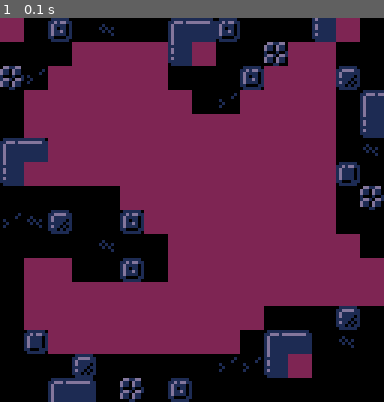
Above: before the commit, frame 1.
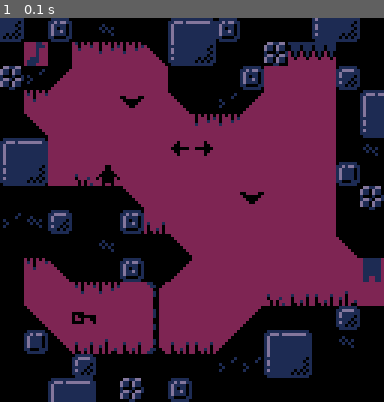
Above: after the commit, the same moment.

Repository: egordorichev/pemsa
Game: PICO-8 cartridge carts/test.p8
Same seed, same stepped clock (60 frames per second), same inputs: the game is played once before the commit and once after it.
Inputs:
- Up to frame 1 (0.1 s): no input

The runs differ from the first frame. In frame 1, 8.4% of the frame differs, in the area x 0-100%, y 0-94%.

Commit message:
mget(), mset()

Diff:
--- a/carts/test.p8
+++ b/carts/test.p8
@@ -3,11 +3,12 @@
 __lua__
 palt(0, false)
 palt(14, true)
-fset(37, 0, false)
+fset(mget(0, 0), 0, false)
+mset(1, 1, 26)
 
 function _draw()
 	cls(2)
-	map(nil, nil, nil, nil, nil, nil, 1)
+	map(nil, nil, nil, nil, nil, nil)
 end
 __gfx__
 33333333eeeeeeeeeeeeeeeeeeeeeeee0000000000000000e110000e000000000000000000000000eeeeeee00eeeeeee0115024511eeeeeeeeeeeeeeeeeeeeee
Not shown, changed: src/pemsa/memory/pemsa_memory_api.cpp
Not shown, changed: todo.md
